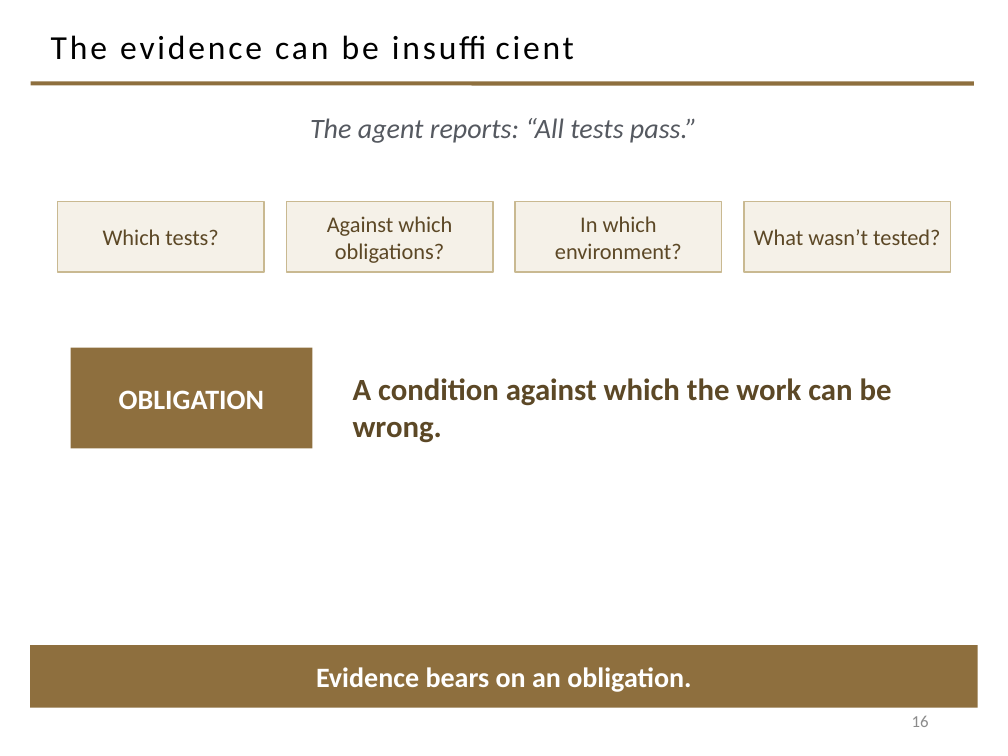
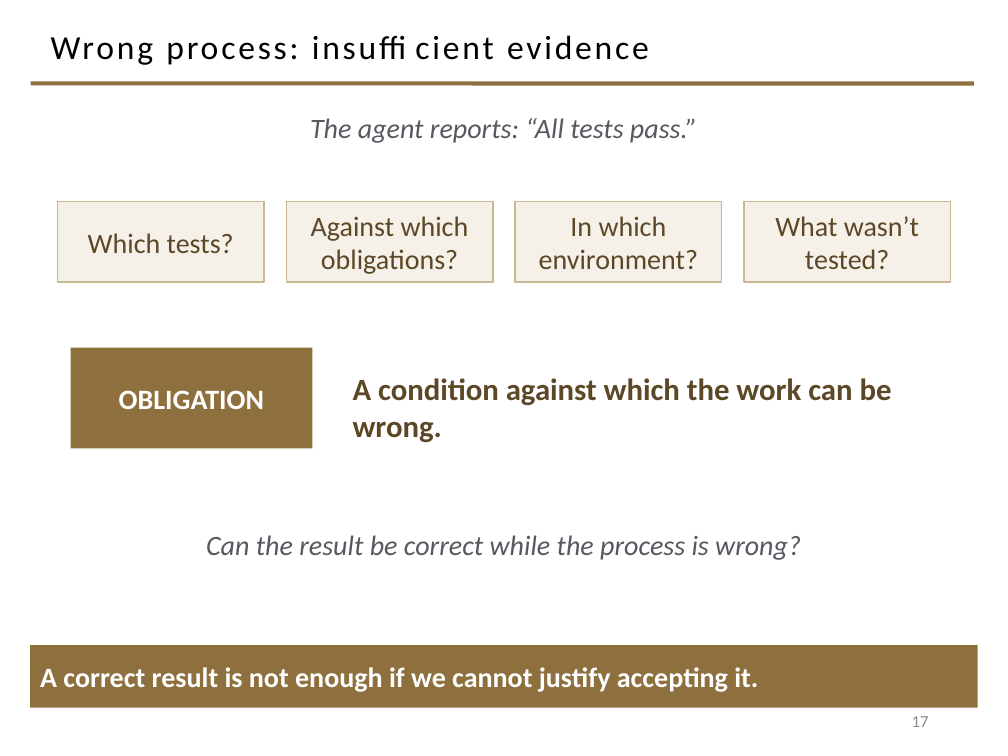
Before and after one commit to davisjam/model-based-agentic-software-engineering, a slide deck: slide 17 of course/lectures/act-2-delegation-and-control/03-alignment/2-3-Alignment.pptx (slide 16 before the commit). Drawn at 1008x756 pixels with LibreOffice and Linux fonts; fonts in the diff are those of the drawing; background and template pictures are left out. Boxes give left, top, right and bottom in pixels: in the first picture for what was removed or moved away, otherwise in the second. Text is boxed around its words. In the diff, an @@ line names an element or a change of style, - is before the commit and + after.

```diff
--- a/course/lectures/act-2-delegation-and-control/03-alignment/2-3-Alignment.pptx
+++ b/course/lectures/act-2-delegation-and-control/03-alignment/2-3-Alignment.pptx
@@ title at bbox=[51, 35, 649, 65]: text changed @@
-The evidence can be insufficient
+Wrong process: insufficient evidence
@@ rectangle "Which tests?": place and size @@
-rectangle "Which tests?" at bbox=[57, 202, 264, 272]
+rectangle "Which tests?" at bbox=[57, 202, 264, 282]
@@ rectangle "Against which obligations?": place and size @@
-rectangle "Against which obligations?" at bbox=[286, 202, 493, 272]
+rectangle "Against which obligations?" at bbox=[286, 202, 493, 282]
@@ rectangle "In which environment?": place and size @@
-rectangle "In which environment?" at bbox=[515, 202, 722, 272]
+rectangle "In which environment?" at bbox=[515, 202, 722, 282]
@@ size 16 to 20 pt in 4 elements at bbox=[57, 202, 264, 282], bbox=[286, 202, 493, 282], bbox=[515, 202, 722, 282], bbox=[744, 202, 951, 282] @@
@@ rectangle "What wasn’t tested?": place and size @@
-rectangle "What wasn’t tested?" at bbox=[744, 202, 951, 272]
+rectangle "What wasn’t tested?" at bbox=[744, 202, 951, 282]
@@ text added at bbox=[206, 535, 801, 560], 20 pt, text #555960, italic @@
+Can the result be correct while the process is wrong?
@@ text in rectangle at bbox=[40, 667, 758, 692]: text changed @@
-Evidence bears on an obligation.
+A correct result is not enough if we cannot justify accepting it.
@@ page number at bbox=[912, 716, 929, 727]: text changed @@
-16
+17
```
Also in this commit, not shown: 4 other slides changed, 1 slide added.
